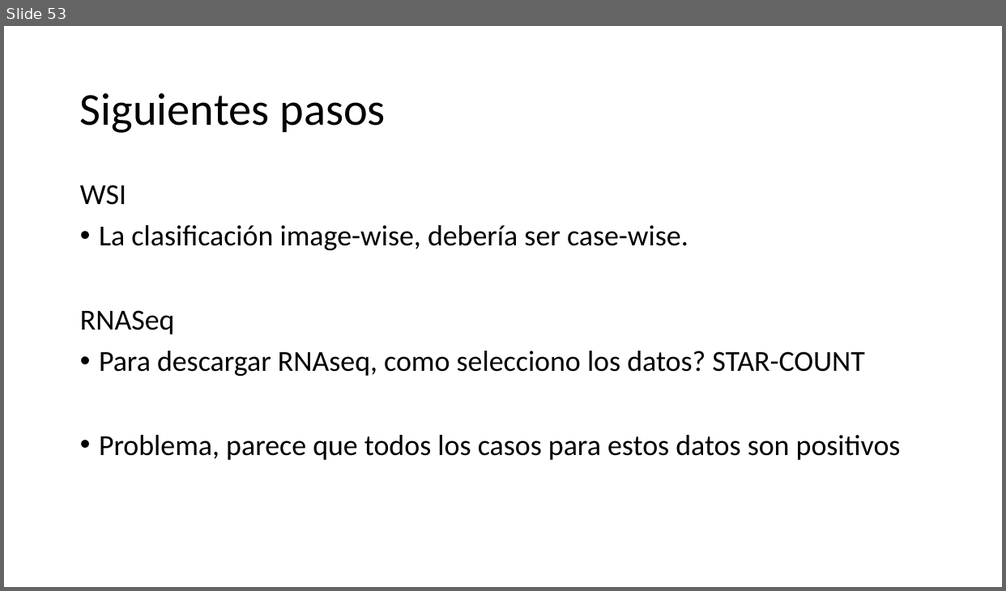
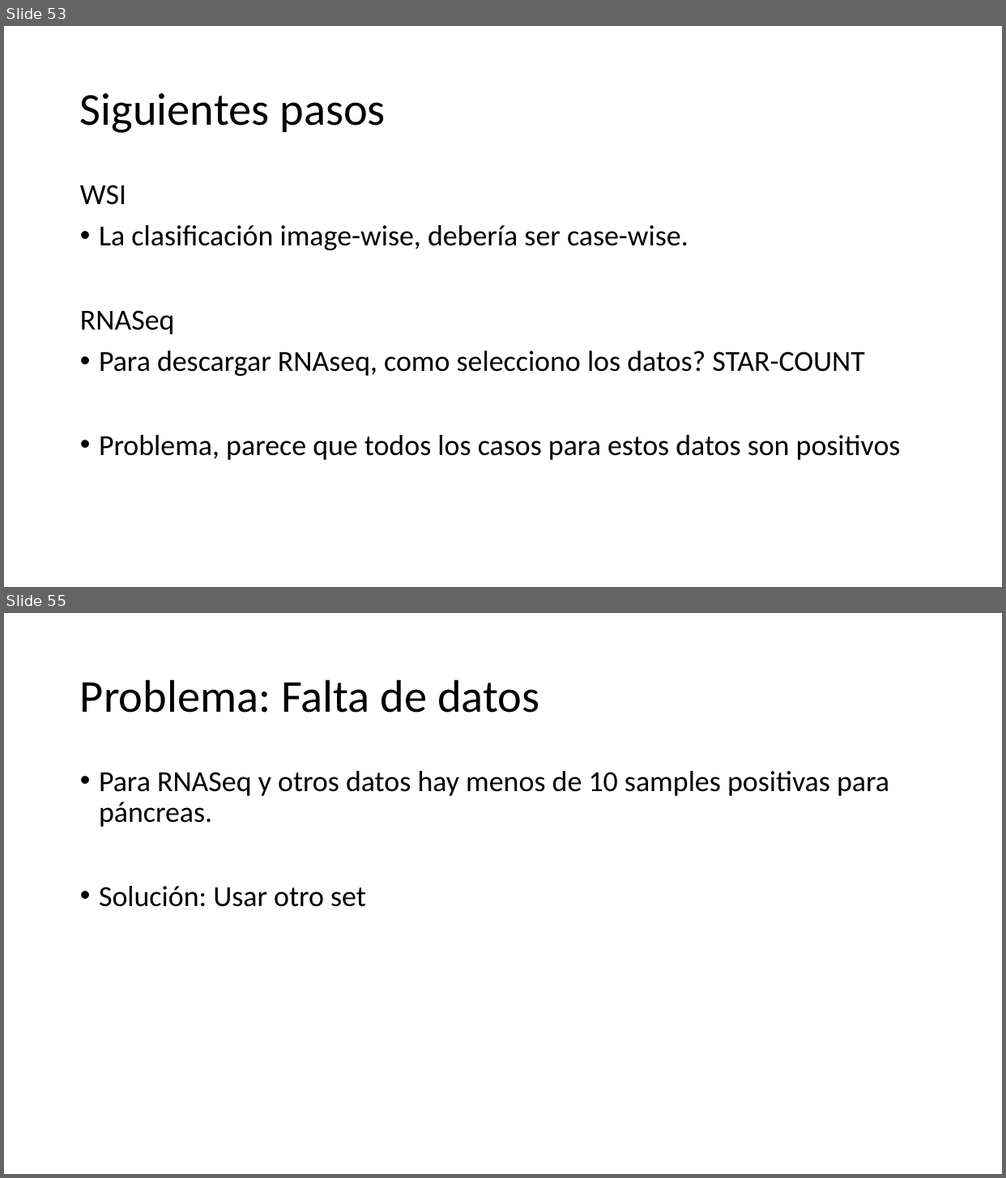
Before and after one commit to alejandroborj/heterogeneous-data, a slide deck: PAAD_Presentation.pptx. Shown one above the other, each under a label of ours: slide 53 before the commit, slides 53 and 55 after it; the slides between them are not shown. The pictures are 1006x591 and 1006x1178 pixels, drawn with LibreOffice and Linux fonts; fonts in the diff are those of the drawing. Boxes give left, top, right and bottom in pixels: in the first picture for what was removed or moved away, otherwise in the second. Text is boxed around its words. In the diff, an @@ line names an element or a change of style, - is before the commit and + after.

```diff
--- a/PAAD_Presentation.pptx
+++ b/PAAD_Presentation.pptx
@@ slide 55 added at [4, 613, 1002, 1174], background #FFFFFF @@
@@ title added at [80, 679, 539, 713], 44 pt, text #000000 @@
+Problema: Falta de datos
@@ text added at [99, 771, 889, 907], 28 pt, text #000000 @@
+• Para RNASeq y otros datos hay menos de 10 samples positivas para páncreas.
+• Solución: Usar otro set
```
Also in this commit, not shown: 3 other slides added, 1 slide removed, 57 other files.
